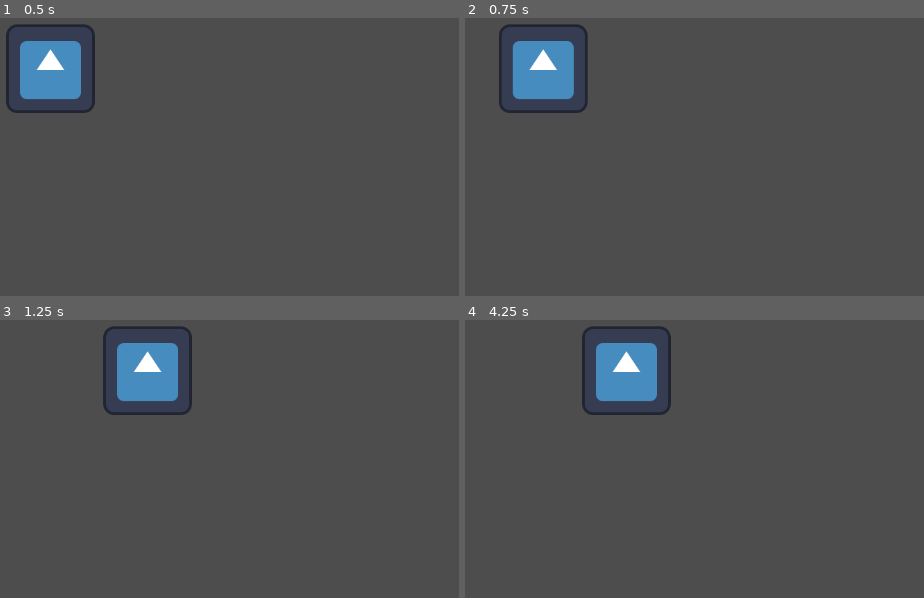
Above: before the commit, frames 1-4 (two rows, left to right).
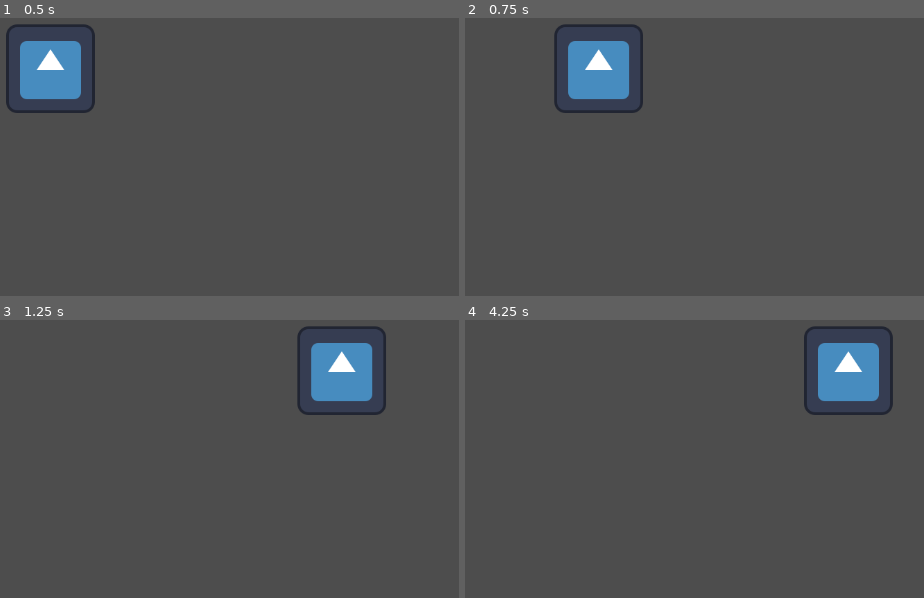
Above: after the commit, the same moments.

Repository: BenjaBelnap/Parry-God
Game: Godot game, scene res://Senes/main.tscn
Same seed, same stepped clock (60 frames per second), same inputs: the game is played once before the commit and once after it. Before the commit the project has no main scene; this scene is started directly in both runs. The engine's default icon, where the game draws it, is replaced by a stand-in: a white triangle on a blue panel in a dark square.
Inputs:
- Up to frame 1 (0.5 s): no input
- Up to frame 2 (0.75 s): tap Enter at 0.5 s; hold D (move_right) from 0.53 s (still down)
- Up to frame 3 (1.25 s): keep holding D (move_right)
- Up to frame 4 (4.25 s): release D (move_right) at 1.28 s; hold S (move_down) 1.28-2.03 s; hold D (move_right) 2.03-2.78 s; hold W (move_up) 2.78-3.53 s; hold A (move_left) from 3.53 s (still down)

Frame 1 is identical in both runs. In frame 2, 6.1% of the frame differs, in the area x 7-39%, y 2-35%; in frame 3, 7.1%, in the area x 22-85%, y 2-35%; in frame 4, 7.1%.

Commit message:
added main scene as default scene

Diff:
--- a/Senes/main.tscn
+++ b/Senes/main.tscn
@@ -13,6 +13,7 @@
 [node name="Player" type="CharacterBody2D" parent="GameBoard"]
 position = Vector2(563, 320)
 script = ExtResource("1_avws7")
+speed = 600
 
 [node name="CollisionShape2D" type="CollisionShape2D" parent="GameBoard/Player"]
 z_index = 1
--- a/project.godot
+++ b/project.godot
@@ -11,6 +11,7 @@
 [application]
 
 config/name="Parry-god"
+run/main_scene="res://Senes/main.tscn"
 config/features=PackedStringArray("4.2", "GL Compatibility")
 config/icon="res://icon.svg"
 
